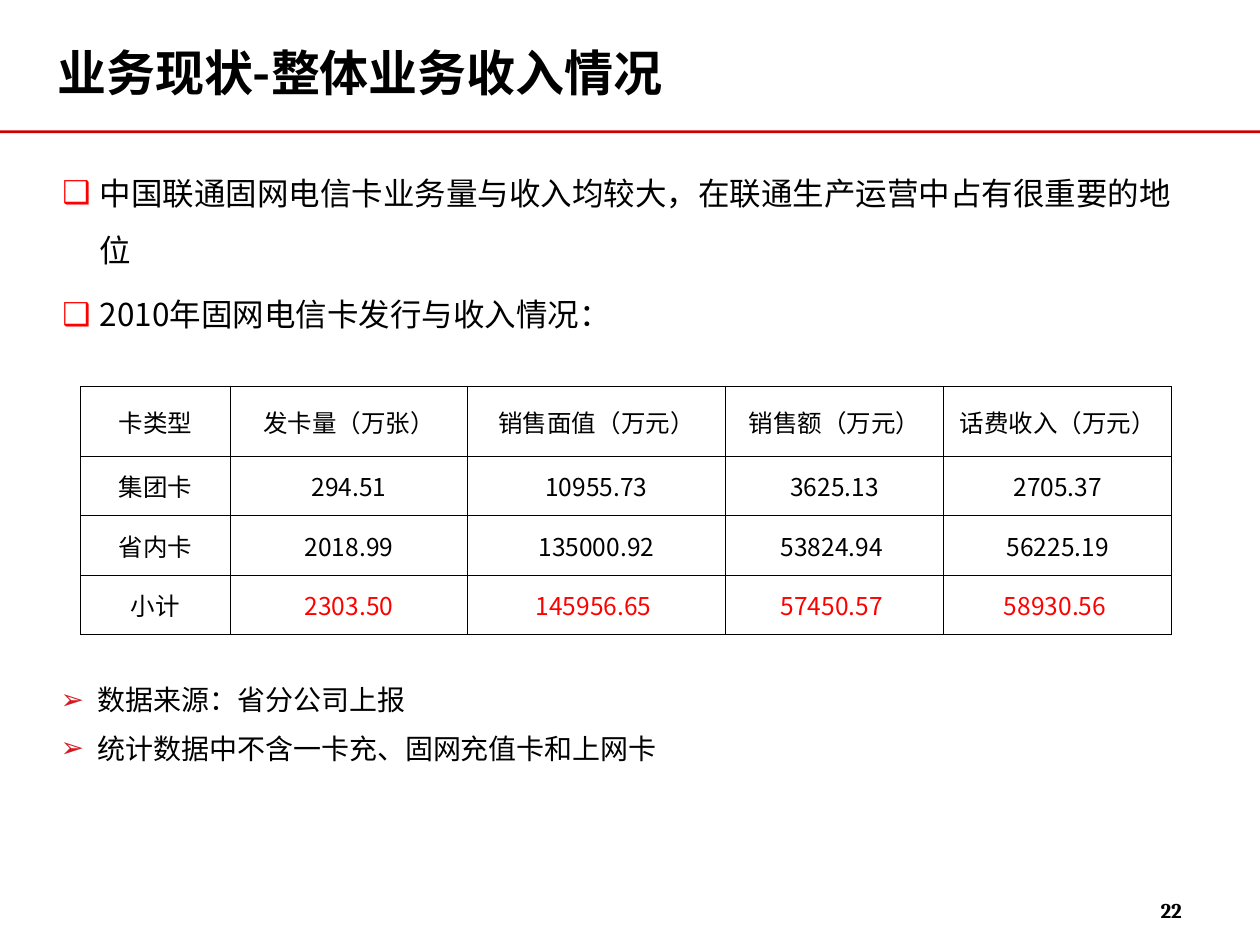
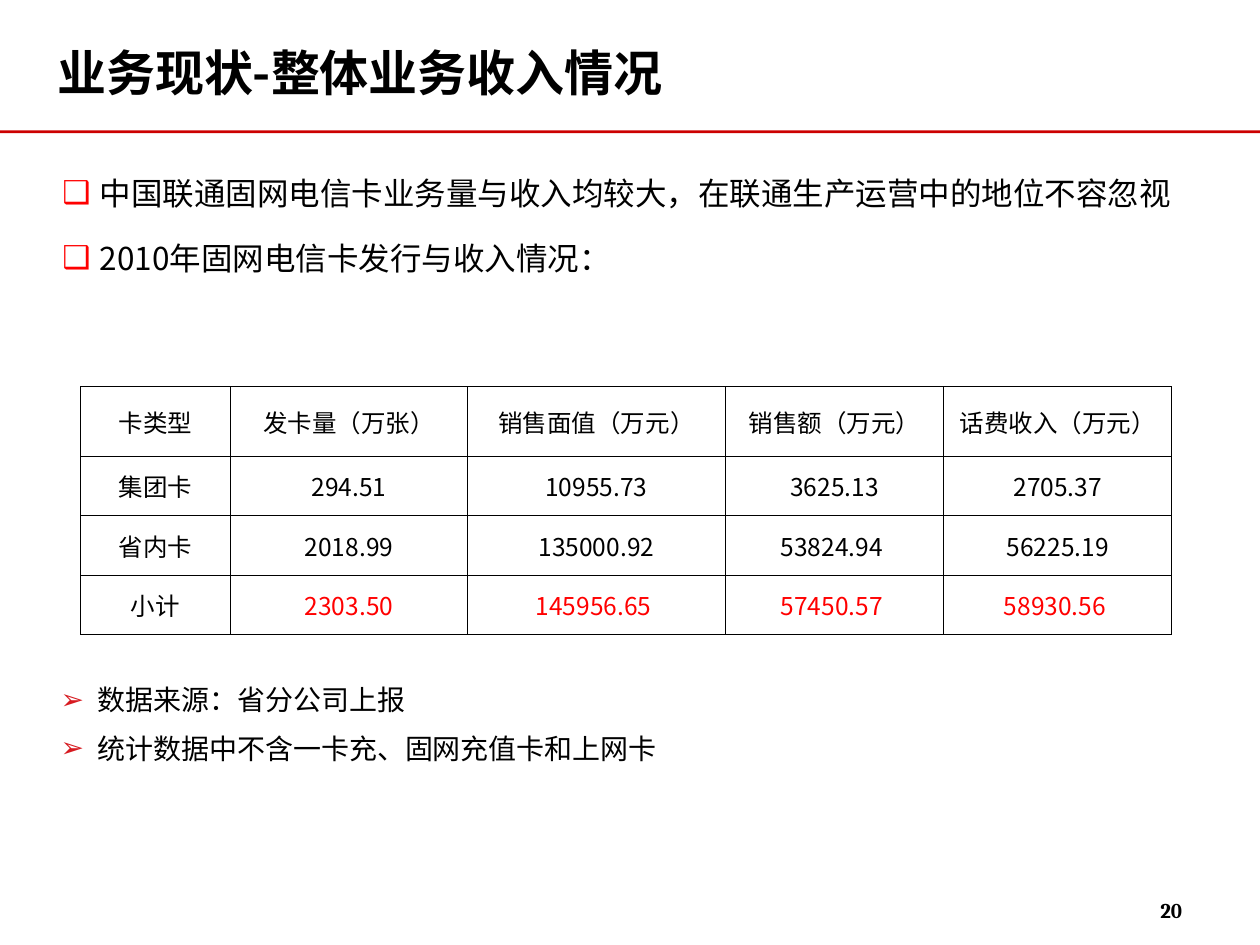
Before and after one commit to momo1101/unicardsrch, a slide deck: slide 20 of 软课题文本/软课题-中国联通电信卡业务及策略研究.ppt (slide 22 before the commit). Drawn at 1260x945 pixels with LibreOffice and Linux fonts; fonts in the diff are those of the drawing; background and template pictures are left out. Boxes give left, top, right and bottom in pixels: in the first picture for what was removed or moved away, otherwise in the second. Text is boxed around its words. In the diff, an @@ line names an element or a change of style, - is before the commit and + after.

```diff
--- a/软课题文本/软课题-中国联通电信卡业务及策略研究.ppt
+++ b/软课题文本/软课题-中国联通电信卡业务及策略研究.ppt
@@ text at (100, 178, 1171, 208): text changed @@
-❑ 中国联通固网电信卡业务量与收入均较大，在联通生产运营中占有很重要的地位
+❑ 中国联通固网电信卡业务量与收入均较大，在联通生产运营中的地位不容忽视
@@ page number at (1160, 903, 1182, 918): text changed @@
-22
+20
```
Also in this commit, not shown: 6 other slides changed, 1 slide added, 4 slides removed.
